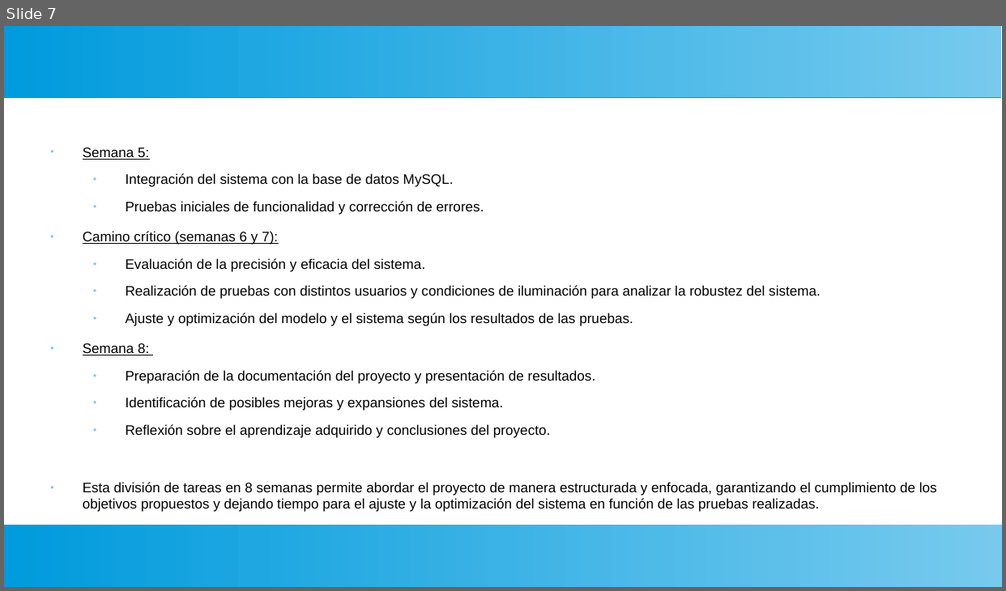
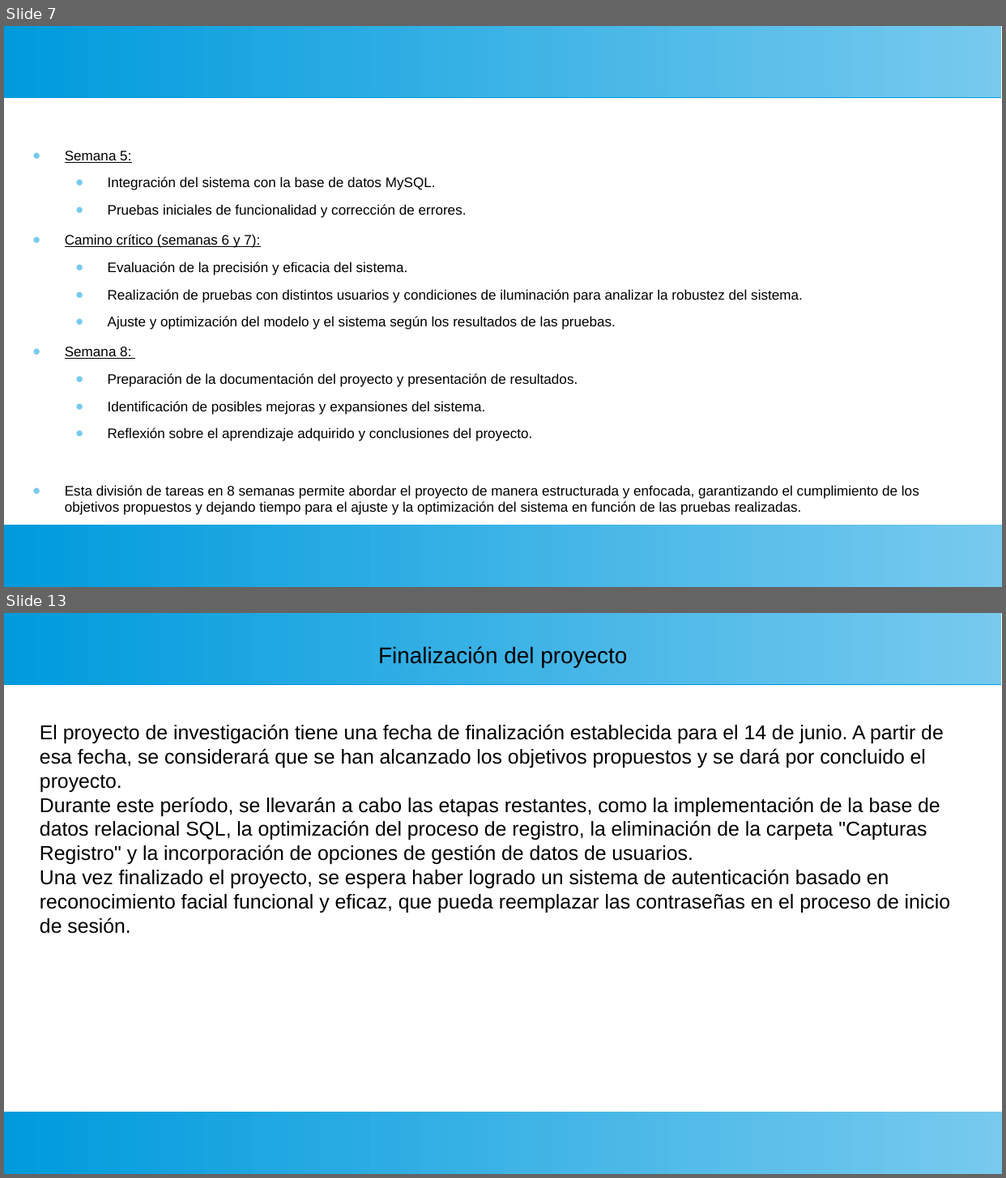
Before and after one commit to EnzoPennisi/reconocimiento-facial, a slide deck: Documentacion/Presentacion_reconocimientoFacial.odp. Shown one above the other, each under a label of ours: slide 7 before the commit, slides 7 and 13 after it; the slides between them are not shown. The pictures are 1006x591 and 1006x1178 pixels, drawn with LibreOffice and Linux fonts; fonts in the diff are those of the drawing. Boxes give left, top, right and bottom in pixels: in the first picture for what was removed or moved away, otherwise in the second. Text is boxed around its words. In the diff, an @@ line names an element or a change of style, - is before the commit and + after.

```diff
--- a/Documentacion/Presentacion_reconocimientoFacial.odp
+++ b/Documentacion/Presentacion_reconocimientoFacial.odp
@@ slide 13 added at (x1=4, y1=613, x2=1002, y2=1174), background #FFFFFF; not listed: 2 template elements that a slide beside it also shows @@
@@ title added at (x1=378, y1=646, x2=627, y2=667), 18 pt, text #000000 @@
+Finalización del proyecto
@@ text added at (x1=40, y1=724, x2=950, y2=934), 16 pt, text #000000 @@
+El proyecto de investigación tiene una fecha de finalización establecida para el 14 de junio. A partir de esa fecha, se considerará que se han alcanzado los objetivos propuestos y se dará por concluido el proyecto.
+Durante este período, se llevarán a cabo las etapas restantes, como la implementación de la base de datos relacional SQL, la optimización del proceso de registro, la eliminación de la carpeta "Capturas Registro" y la incorporación de opciones de gestión de datos de usuarios.
+Una vez finalizado el proyecto, se espera haber logrado un sistema de autenticación basado en reconocimiento facial funcional y eficaz, que pueda reemplazar las contraseñas en el proceso de inicio de sesión.
@@ slide 7 changed as well @@
@@ text "Semana 5:" moved from (x1=83, y1=148, x2=937, y2=512) to (x1=65, y1=151, x2=919, y2=515) @@
```
Also in this commit, not shown: 7 other slides changed, 5 other slides added.
